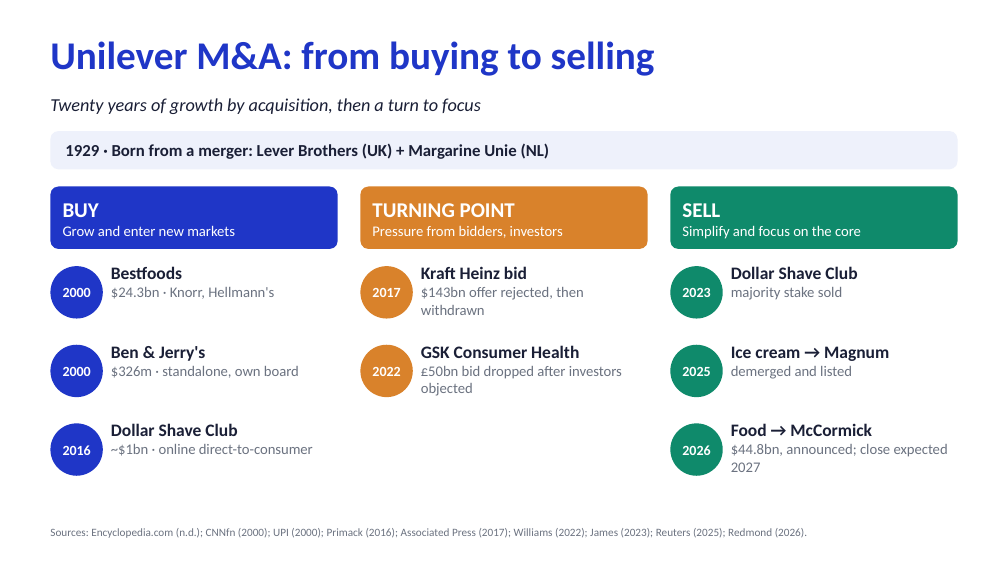
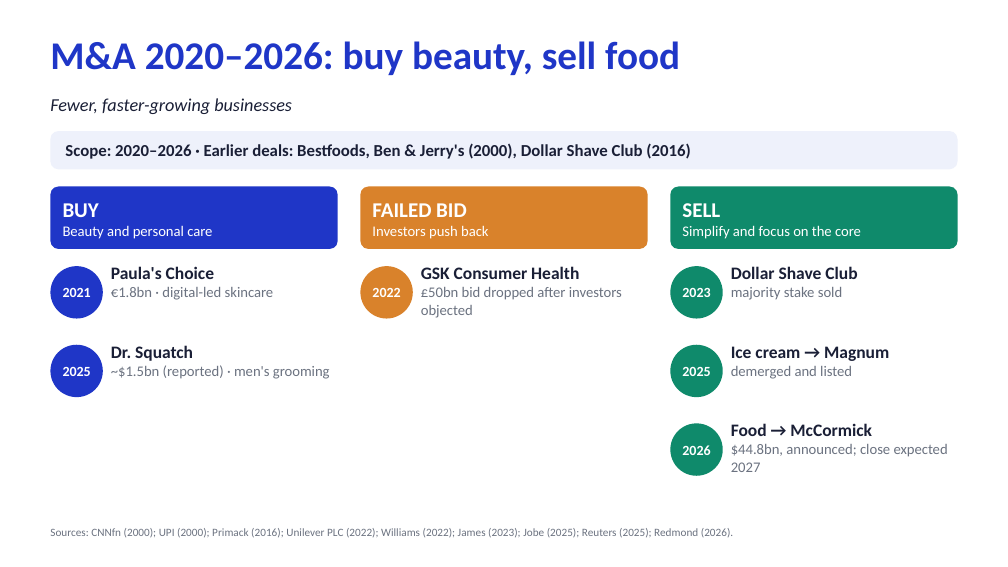
Before and after one commit to dollar3651314/mymba, a slide deck: slide 2 of content/busi1763/files/Unilever_MA_EN.pptx. Drawn at 1008x567 pixels with LibreOffice and Linux fonts; fonts in the diff are those of the drawing. Boxes give left, top, right and bottom in pixels: in the first picture for what was removed or moved away, otherwise in the second. Text is boxed around its words. In the diff, an @@ line names an element or a change of style, - is before the commit and + after.

```diff
--- a/content/busi1763/files/Unilever_MA_EN.pptx
+++ b/content/busi1763/files/Unilever_MA_EN.pptx
@@ title at box(50, 41, 680, 75): text changed @@
-Unilever M&A: from buying to selling
+M&A 2020–2026: buy beauty, sell food
@@ text at box(50, 98, 292, 114): text changed @@
-Twenty years of growth by acquisition, then a turn to focus
+Fewer, faster-growing businesses
@@ text at box(65, 143, 690, 159): text changed @@
-1929 · Born from a merger: Lever Brothers (UK) + Margarine Unie (NL)
+Scope: 2020–2026 · Earlier deals: Bestfoods, Ben & Jerry's (2000), Dollar Shave Club (2016)
@@ text at box(372, 203, 488, 239): text changed @@
-TURNING POINT
-Pressure from bidders, investors
+FAILED BID
+Investors push back
@@ text at box(63, 226, 212, 239): text changed @@
-Grow and enter new markets
+Beauty and personal care
@@ text at box(111, 266, 274, 300): text changed @@
-Bestfoods
-$24.3bn · Knorr, Hellmann's
+Paula's Choice
+€1.8bn · digital-led skincare
@@ text "2022": place and size @@
-text "2022" at box(372, 367, 400, 376)
+text "2022" at box(372, 288, 400, 297)
@@ text "GSK Consumer Health": place and size @@
-text "GSK Consumer Health" at box(421, 345, 622, 396)
+text "GSK Consumer Health" at box(421, 266, 622, 318)
@@ text removed at box(421, 266, 584, 315) @@
-Kraft Heinz bid
-$143bn offer rejected, then withdrawn
@@ text at box(63, 288, 91, 297): text changed @@
-2000
+2021
@@ text removed at box(372, 288, 400, 297) @@
-2017
@@ text at box(111, 345, 330, 379): text changed @@
-Ben & Jerry's
-$326m · standalone, own board
+Dr. Squatch
+~$1.5bn (reported) · men's grooming
@@ ellipse removed at box(361, 345, 413, 397) @@
@@ text at box(63, 367, 91, 376): text changed @@
-2000
+2025
@@ ellipse removed at box(50, 423, 103, 476) @@
@@ text removed at box(63, 445, 91, 455) @@
-2016
@@ text removed at box(111, 423, 313, 456) @@
-Dollar Shave Club
-~$1bn · online direct-to-consumer
@@ text at box(50, 528, 733, 538): text changed @@
-Sources: Encyclopedia.com (n.d.); CNNfn (2000); UPI (2000); Primack (2016); Associated Press (2017); Williams (2022); James (2023); Reuters (2025); Redmond (2026).
+Sources: CNNfn (2000); UPI (2000); Primack (2016); Unilever PLC (2022); Williams (2022); James (2023); Jobe (2025); Reuters (2025); Redmond (2026).
```
Also in this commit, not shown: 2 other slides changed, 25 other files.
